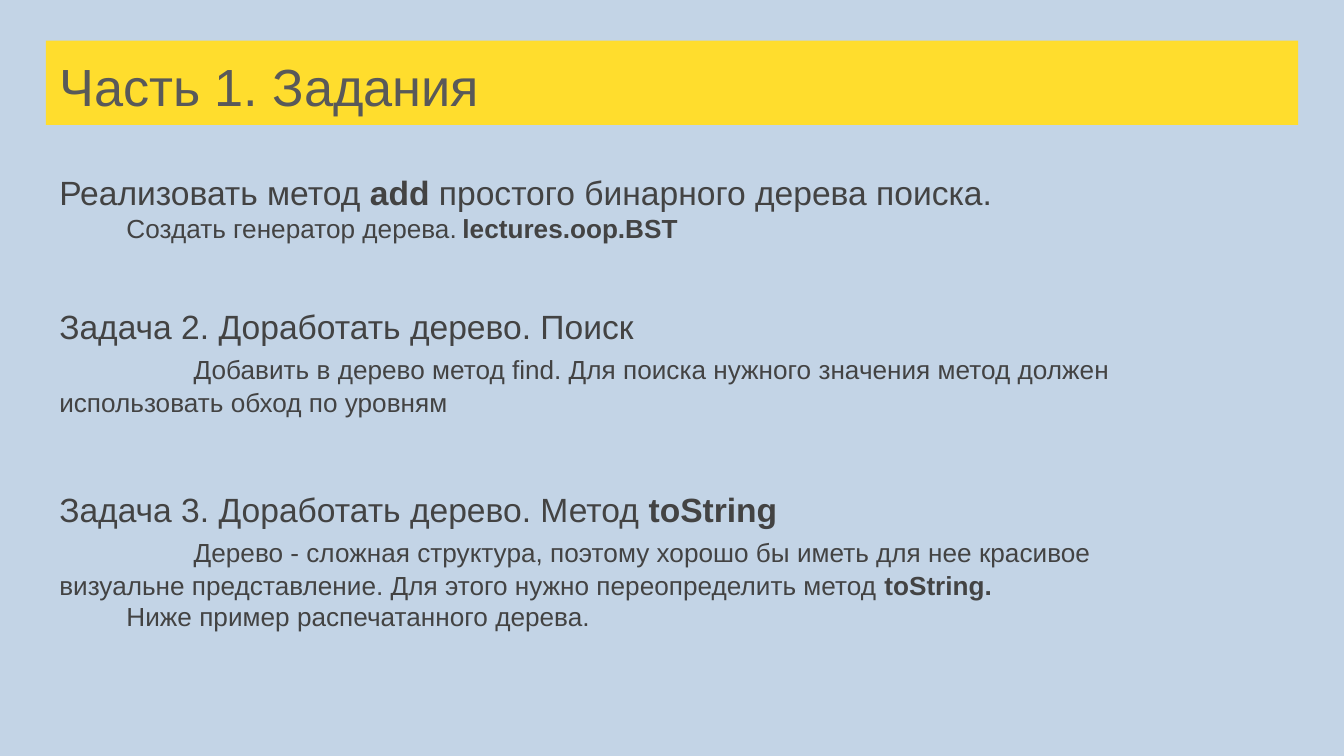
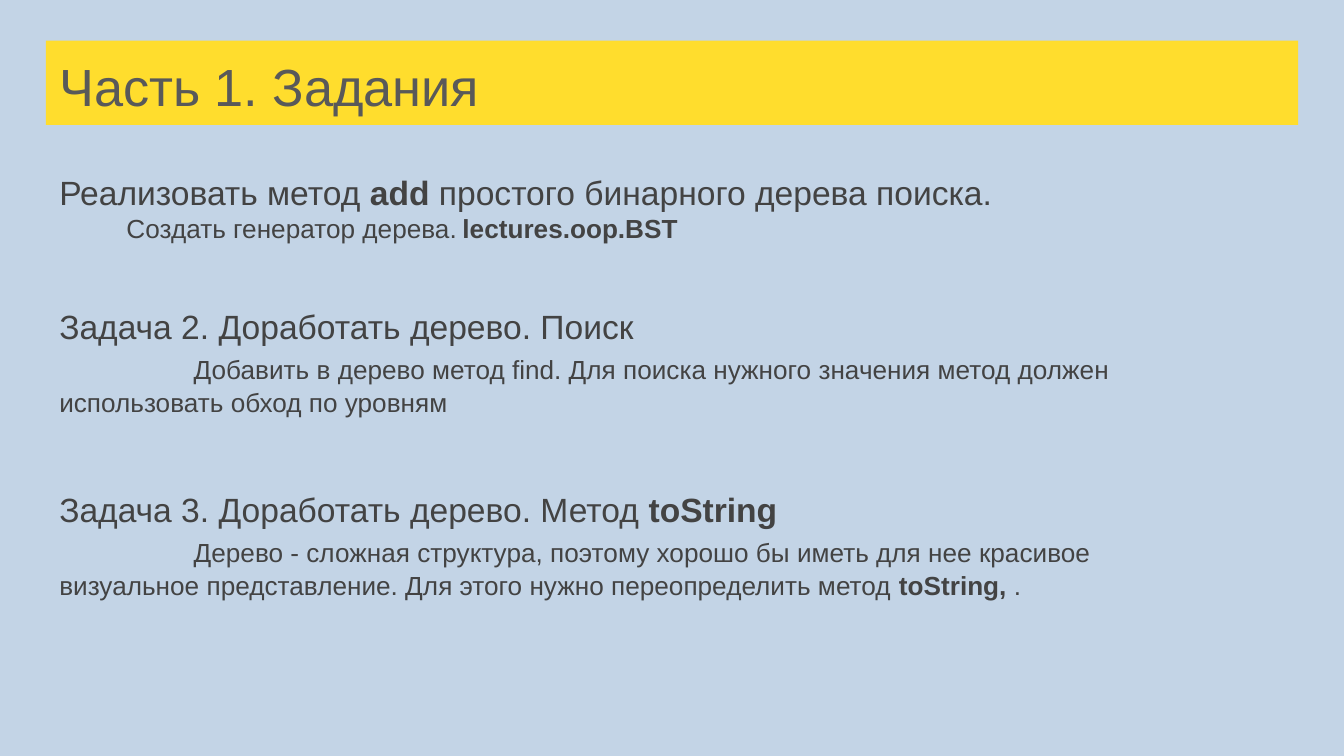
Before and after one commit to sergeypopov83/scala-school, a slide deck: slide 84 of src/main/resources/Лекции Scala для FinTech.pptx. Drawn at 1344x756 pixels with LibreOffice and Linux fonts; fonts in the diff are those of the drawing. Boxes give left, top, right and bottom in pixels: in the first picture for what was removed or moved away, otherwise in the second. Text is boxed around its words. In the diff, an @@ line names an element or a change of style, - is before the commit and + after.

```diff
--- a/src/main/resources/Лекции Scala для FinTech.pptx
+++ b/src/main/resources/Лекции Scala для FinTech.pptx
@@ text at [59,543,1090,601]: text changed @@
-Дерево - сложная структура, поэтому хорошо бы иметь для нее красивое визуальне представление. Для этого нужно переопределить метод toString.
-Ниже пример распечатанного дерева.
+Дерево - сложная структура, поэтому хорошо бы иметь для нее красивое визуальнoе представление. Для этого нужно переопределить метод toString, .
```
Also in this commit, not shown: 16 other slides changed, 38 slides added, 1 slide removed, 6 other files.
